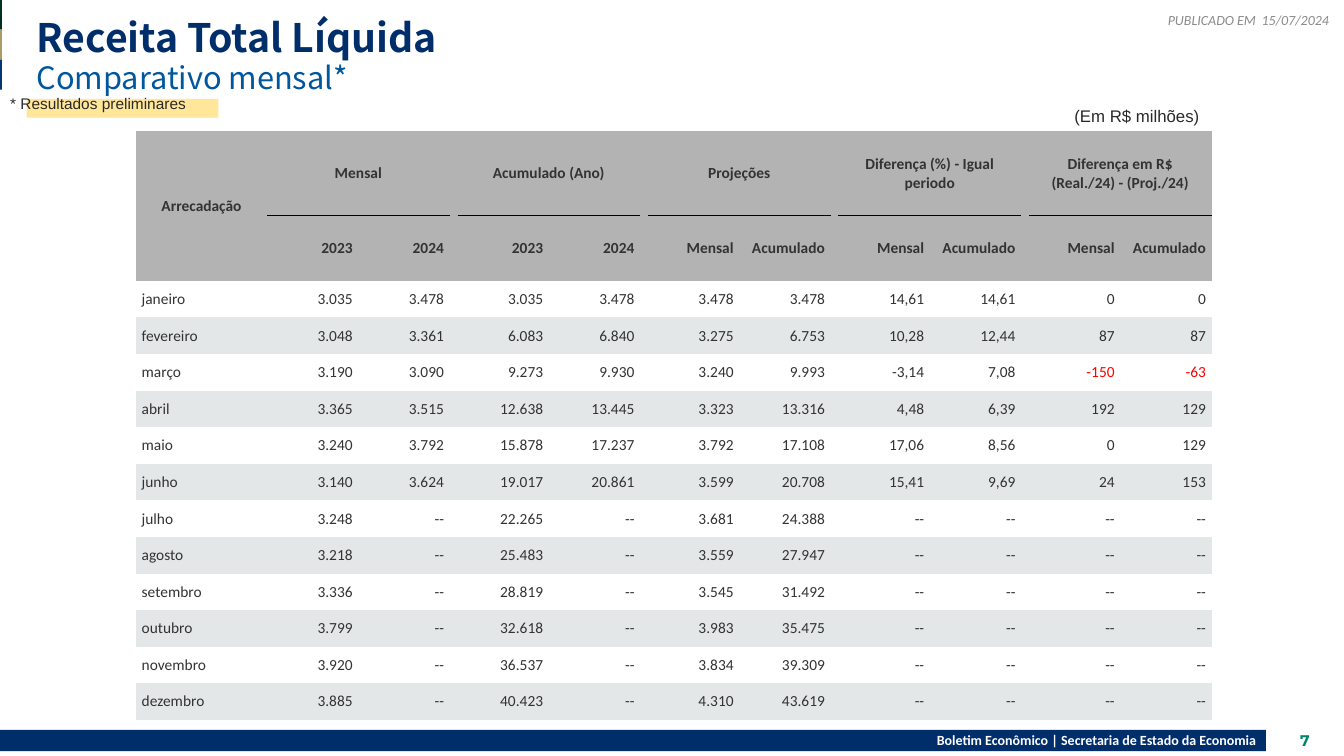
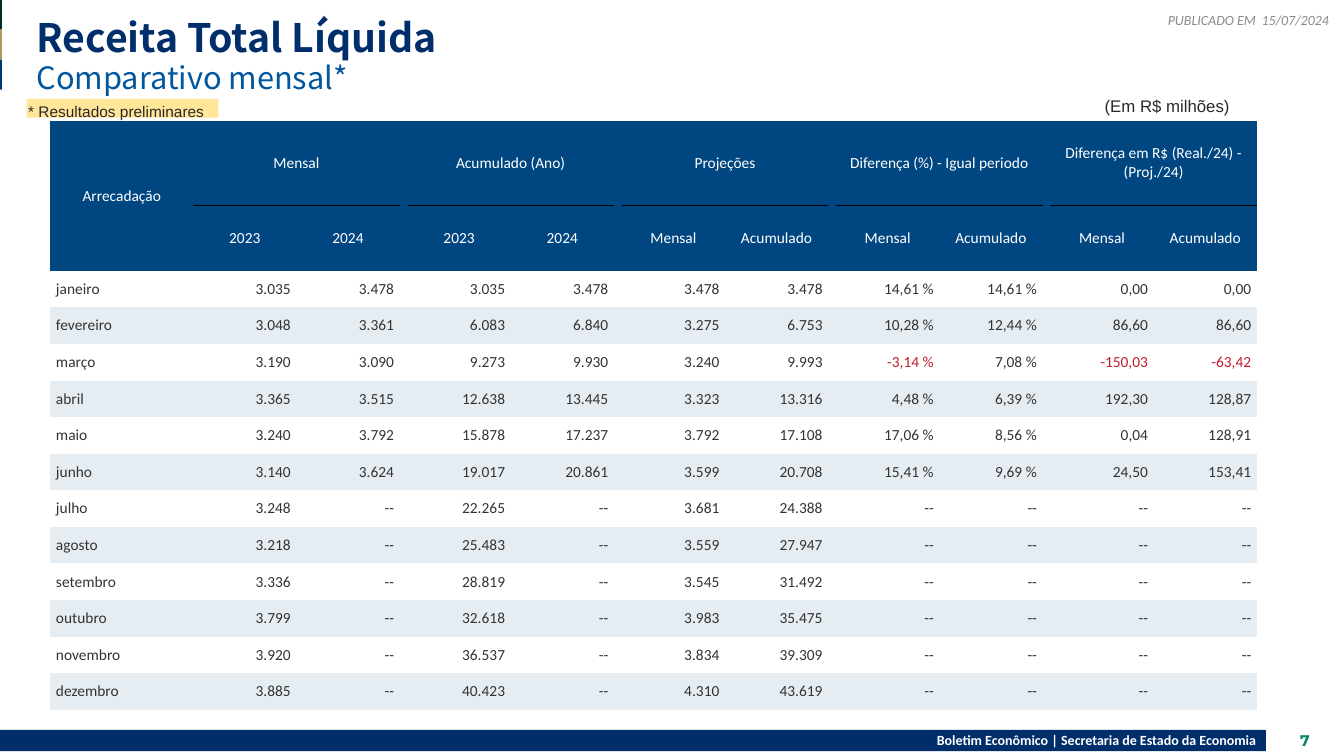
Before and after one commit to raphaellima1/Relatorio_receita, a slide deck: slide 7 of 2024-07-15V2.pptx. Drawn at 1344x756 pixels with LibreOffice and Linux fonts; fonts in the diff are those of the drawing. Boxes give left, top, right and bottom in pixels: in the first picture for what was removed or moved away, otherwise in the second. Text is boxed around its words. In the diff, an @@ line names an element or a change of style, - is before the commit and + after.

```diff
--- a/2024-07-15V2.pptx
+++ b/2024-07-15V2.pptx
@@ text "* Resultados preliminares" moved from (x1=20, y1=96, x2=186, y2=112) to (x1=38, y1=106, x2=204, y2=120) @@
@@ text "(Em R$ milhões)" moved from (x1=1074, y1=109, x2=1199, y2=126) to (x1=1105, y1=99, x2=1229, y2=116) @@
@@ table at (x1=50, y1=121, x2=1254, y2=700) @@
-row 3: janeiro | 3.035 | 3.478 |  | 3.035 | 3.478 |  | 3.478 | 3.478 |  | 14,61 | 14,61 |  | 0 | 0
+row 3: janeiro | 3.035 | 3.478 |  | 3.035 | 3.478 |  | 3.478 | 3.478 |  | 14,61 % | 14,61 % |  | 0,00 | 0,00
-row 4: fevereiro | 3.048 | 3.361 |  | 6.083 | 6.840 |  | 3.275 | 6.753 |  | 10,28 | 12,44 |  | 87 | 87
+row 4: fevereiro | 3.048 | 3.361 |  | 6.083 | 6.840 |  | 3.275 | 6.753 |  | 10,28 % | 12,44 % |  | 86,60 | 86,60
-row 5: março | 3.190 | 3.090 |  | 9.273 | 9.930 |  | 3.240 | 9.993 |  | -3,14 | 7,08 |  | -150 | -63
+row 5: março | 3.190 | 3.090 |  | 9.273 | 9.930 |  | 3.240 | 9.993 |  | -3,14 % | 7,08 % |  | -150,03 | -63,42
-row 6: abril | 3.365 | 3.515 |  | 12.638 | 13.445 |  | 3.323 | 13.316 |  | 4,48 | 6,39 |  | 192 | 129
+row 6: abril | 3.365 | 3.515 |  | 12.638 | 13.445 |  | 3.323 | 13.316 |  | 4,48 % | 6,39 % |  | 192,30 | 128,87
-row 7: maio | 3.240 | 3.792 |  | 15.878 | 17.237 |  | 3.792 | 17.108 |  | 17,06 | 8,56 |  | 0 | 129
+row 7: maio | 3.240 | 3.792 |  | 15.878 | 17.237 |  | 3.792 | 17.108 |  | 17,06 % | 8,56 % |  | 0,04 | 128,91
-row 8: junho | 3.140 | 3.624 |  | 19.017 | 20.861 |  | 3.599 | 20.708 |  | 15,41 | 9,69 |  | 24 | 153
+row 8: junho | 3.140 | 3.624 |  | 19.017 | 20.861 |  | 3.599 | 20.708 |  | 15,41 % | 9,69 % |  | 24,50 | 153,41
@@ fill #B3B3B3 to #004782 in 24 cells @@
@@ fill #E3E7E7 to #E5ECF2 in 90 cells @@
@@ text colour #333333 to #FFFFFF, bold off in "Arrecadação", "Mensal", "Acumulado (Ano)", "Projeções" and 12 more places @@
@@ alignment right to centre @@
@@ table resized from (x1=136, y1=131, x2=1217, y2=710) to (x1=50, y1=121, x2=1254, y2=700) @@
```
Also in this commit, not shown: 3 other slides changed, 6 other files.
